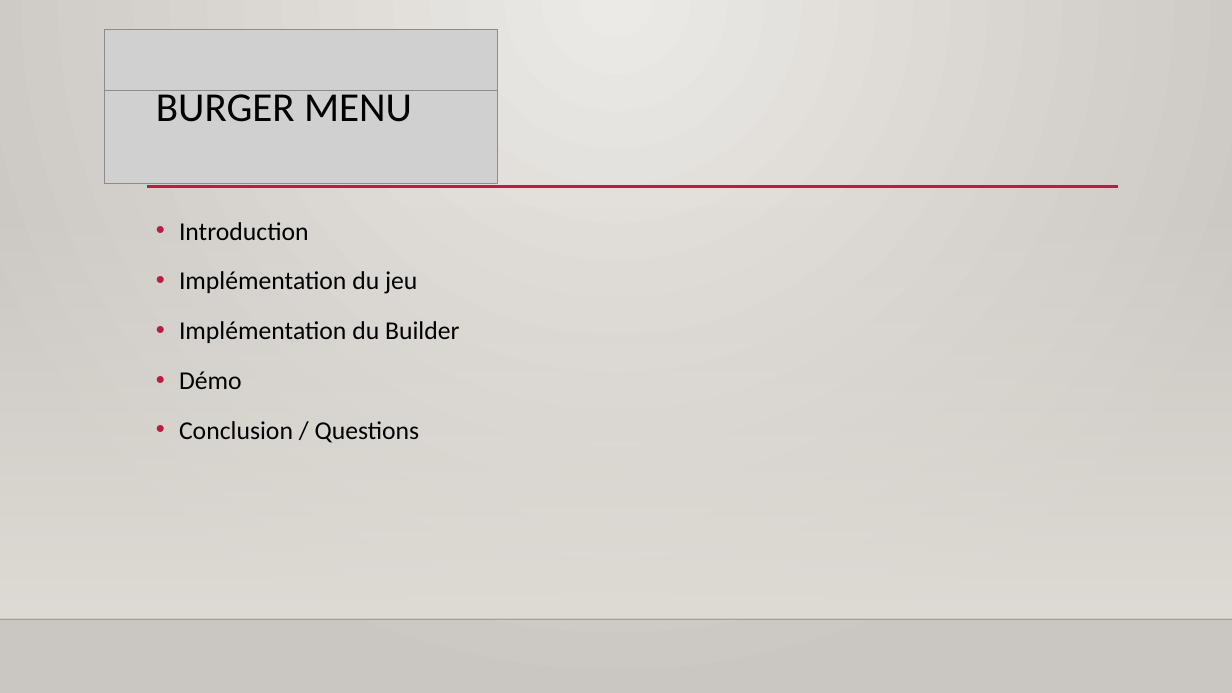
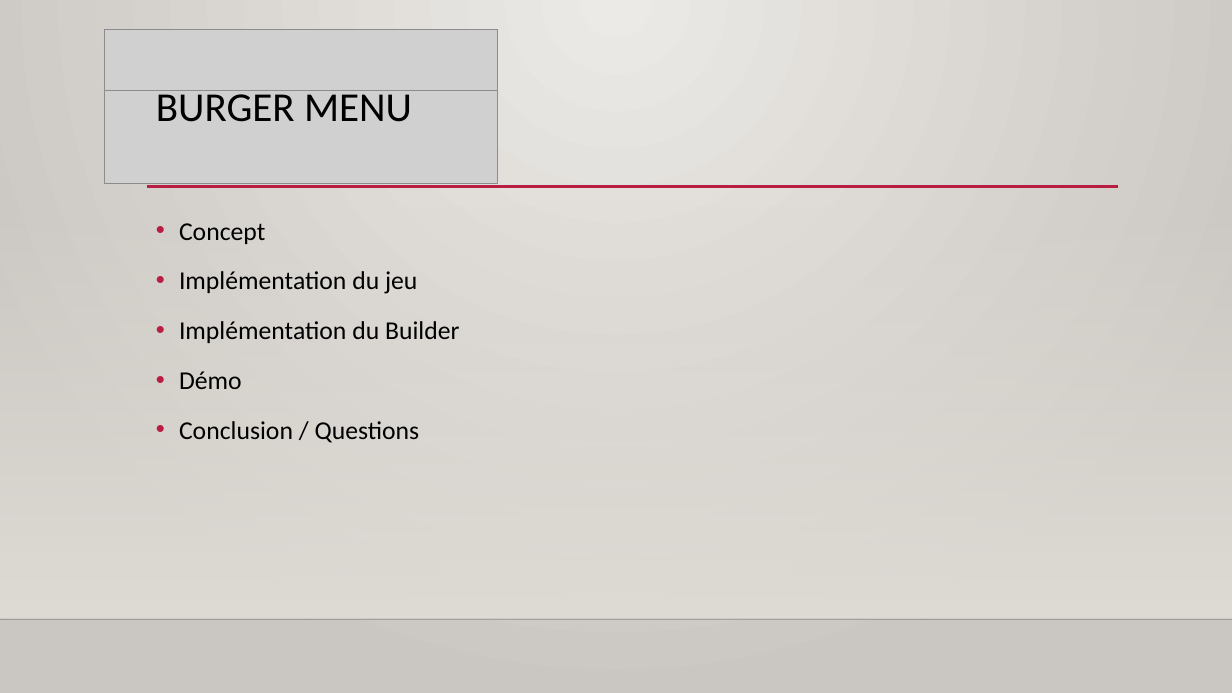
Before and after one commit to Jeremie-Chatillon/MCR_Presentation_Monteur, a slide deck: slide 2 of gamePrésentation/Burger Builder.pptx. Drawn at 1232x693 pixels with LibreOffice and Linux fonts; fonts in the diff are those of the drawing; grey boxes stand for pictures; background and template pictures are left out. Boxes give left, top, right and bottom in pixels: in the first picture for what was removed or moved away, otherwise in the second. Text is boxed around its words. In the diff, an @@ line names an element or a change of style, - is before the commit and + after.

```diff
--- a/gamePrésentation/Burger Builder.pptx
+++ b/gamePrésentation/Burger Builder.pptx
@@ text at (179, 223, 265, 244): text changed @@
-• Introduction
+• Concept
```
Also in this commit, not shown: 3 other slides changed, 4 slides added, 4 slides removed, 8 other files.
